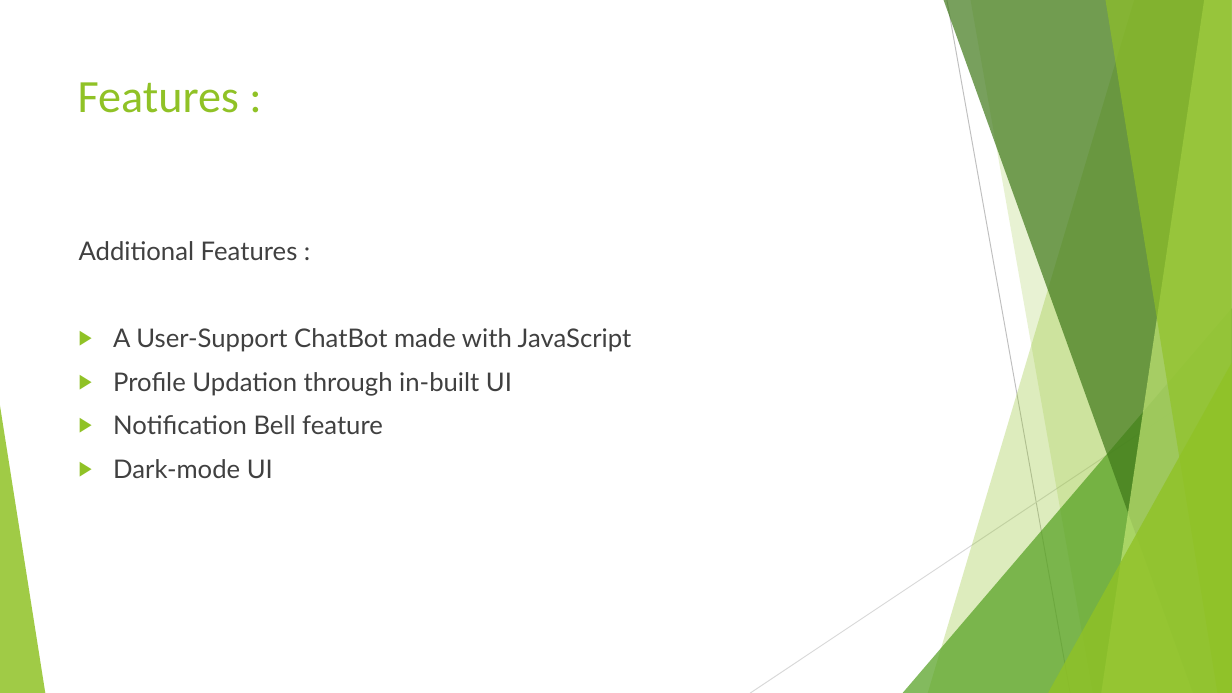
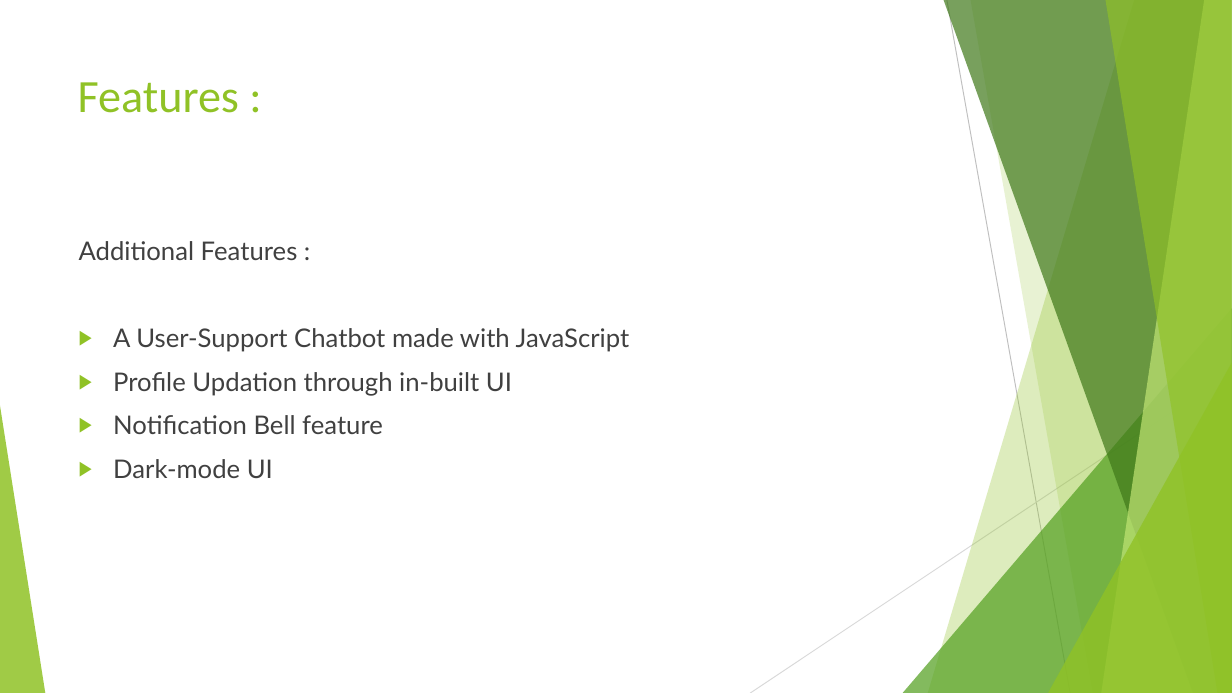
Before and after one commit to niteeshchaudhary/TruPen, a slide deck: slide 11 of Project Presentation.pptx. Drawn at 1232x693 pixels with LibreOffice and Linux fonts; fonts in the diff are those of the drawing. Boxes give left, top, right and bottom in pixels: in the first picture for what was removed or moved away, otherwise in the second. Text is boxed around its words. In the diff, an @@ line names an element or a change of style, - is before the commit and + after.

Commit message:
ppt

```diff
--- a/Project Presentation.pptx
+++ b/Project Presentation.pptx
@@ text at (113, 328, 630, 352): text changed @@
-▶ A User-Support ChatBot made with JavaScript
+▶ A User-Support Chatbot made with JavaScript
```
Also in this commit, not shown: 1 other slide changed.
